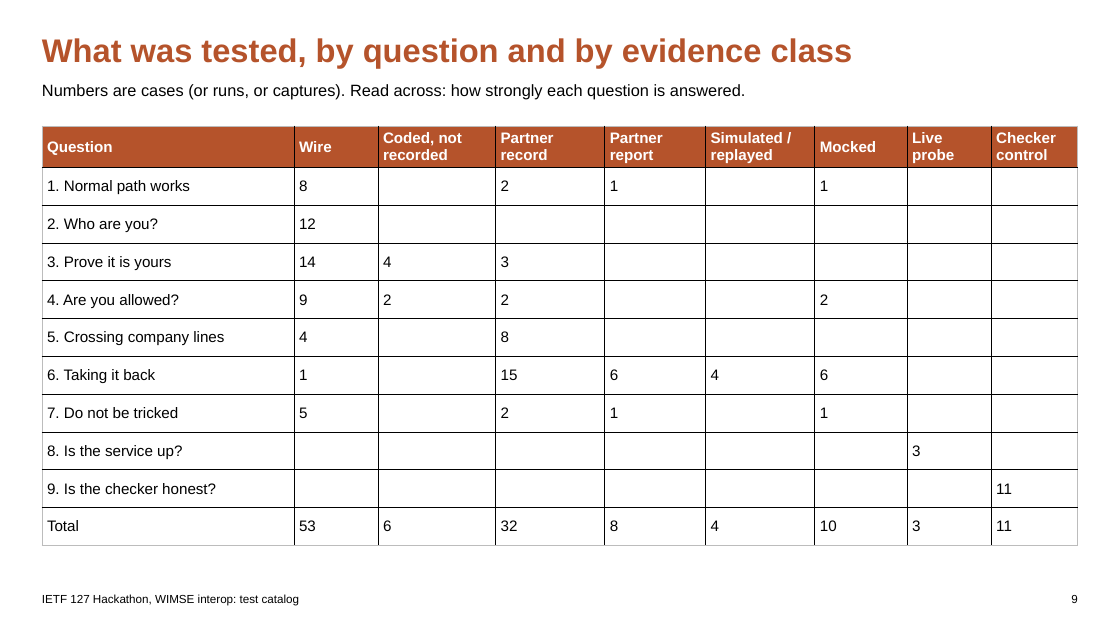
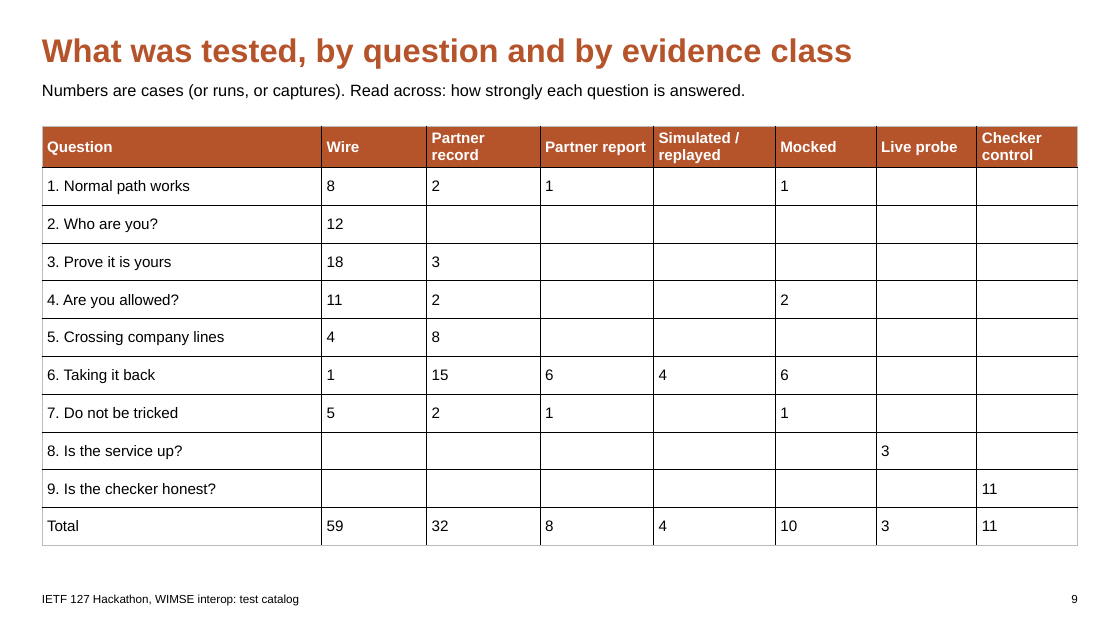
Before and after one commit to apelov/IETF127-Hackathon-AI2II-WIMSE, a slide deck: slide 9 of IETF127_WIMSE_Test_Catalog.pptx. Drawn at 1120x630 pixels with LibreOffice and Linux fonts; fonts in the diff are those of the drawing. Boxes give left, top, right and bottom in pixels: in the first picture for what was removed or moved away, otherwise in the second. Text is boxed around its words. In the diff, an @@ line names an element or a change of style, - is before the commit and + after.

```diff
--- a/IETF127_WIMSE_Test_Catalog.pptx
+++ b/IETF127_WIMSE_Test_Catalog.pptx
@@ table at (42, 126, 1078, 542) @@
-column 2: Wire | 8 | 12 | 14 | 9 | 4 | 1 | 5 |  |  | 53
-column 3: Coded, not recorded |  |  | 4 | 2 |  |  |  |  |  | 6
+column 2: Wire | 8 | 12 | 18 | 11 | 4 | 1 | 5 |  |  | 59
```
Also in this commit, not shown: 5 other slides changed, 25 other files.
